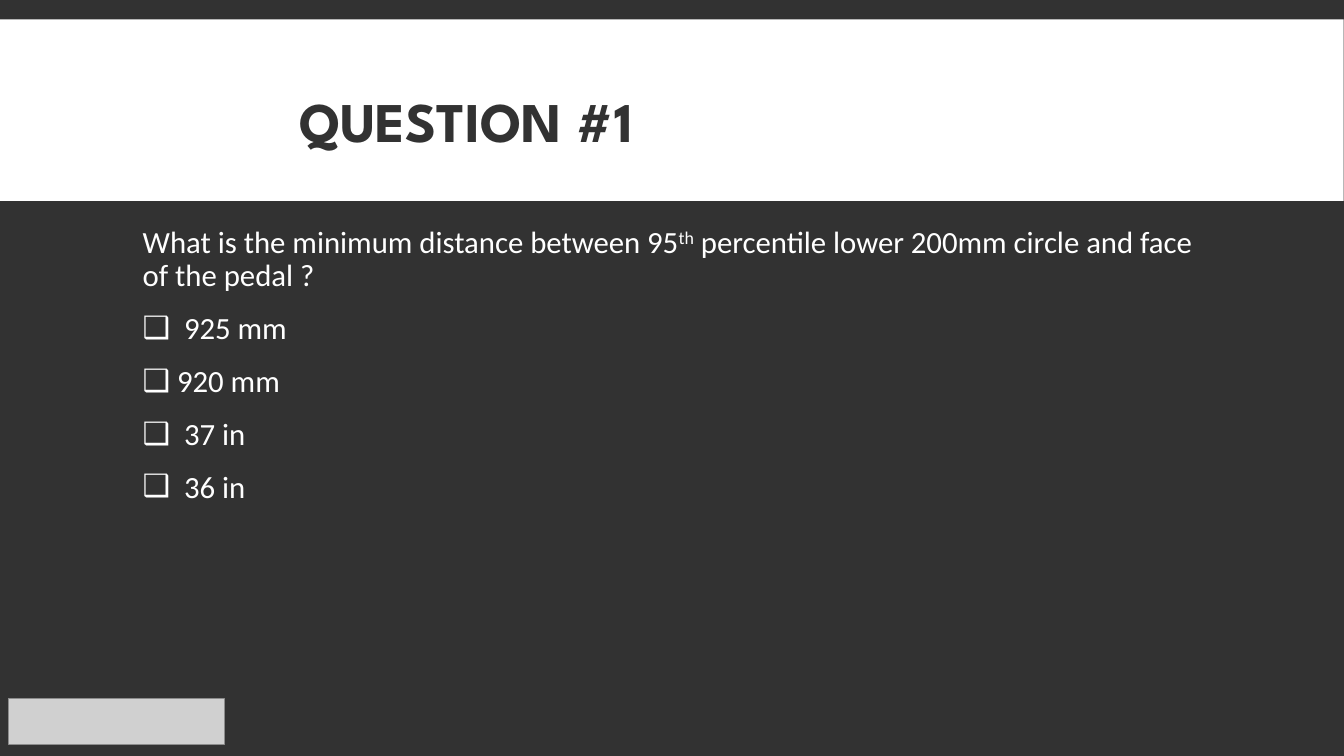
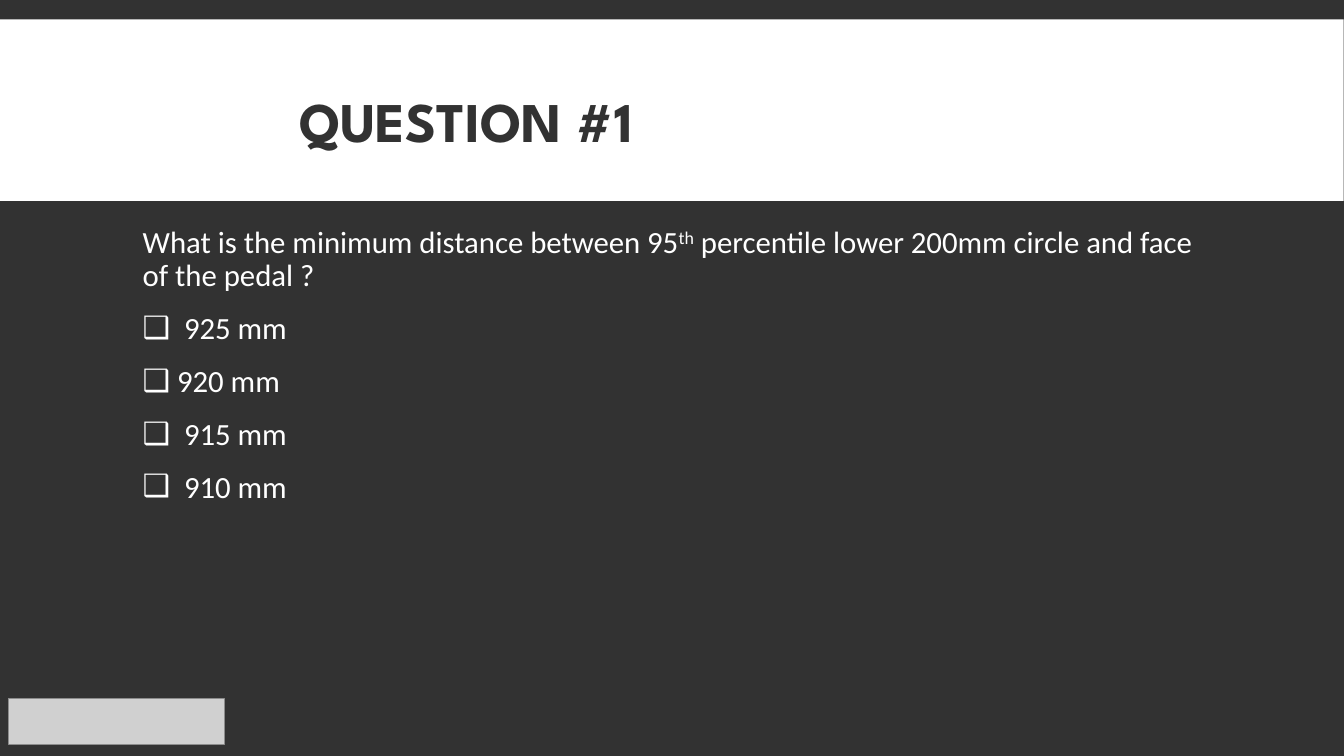
Before and after one commit to EOSCogniton/Intergen, a slide deck: slide 2 of 08_Quizz_competition/2018_Quizz2.pptx. Drawn at 1344x756 pixels with LibreOffice and Linux fonts; fonts in the diff are those of the drawing; grey boxes stand for pictures. Boxes give left, top, right and bottom in pixels: in the first picture for what was removed or moved away, otherwise in the second. Text is boxed around its words. In the diff, an @@ line names an element or a change of style, - is before the commit and + after.

```diff
--- a/08_Quizz_competition/2018_Quizz2.pptx
+++ b/08_Quizz_competition/2018_Quizz2.pptx
@@ text at (184, 425, 287, 498): text changed @@
-❑ 37 in
-❑ 36 in
+❑ 915 mm
+❑ 910 mm
```
Also in this commit, not shown: 1 other slide changed, 1 other file.
